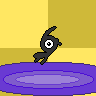
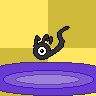
Before/after of a 96×96 layered artwork. What changed in the layer stack:
painted on "Paint Layer 1" over [33, 26, 70, 65]
